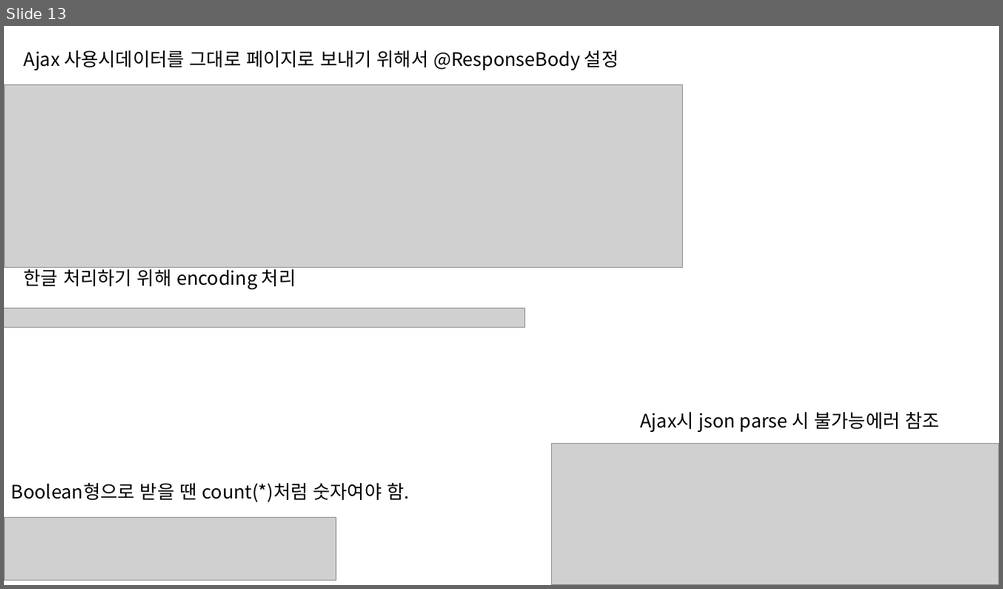
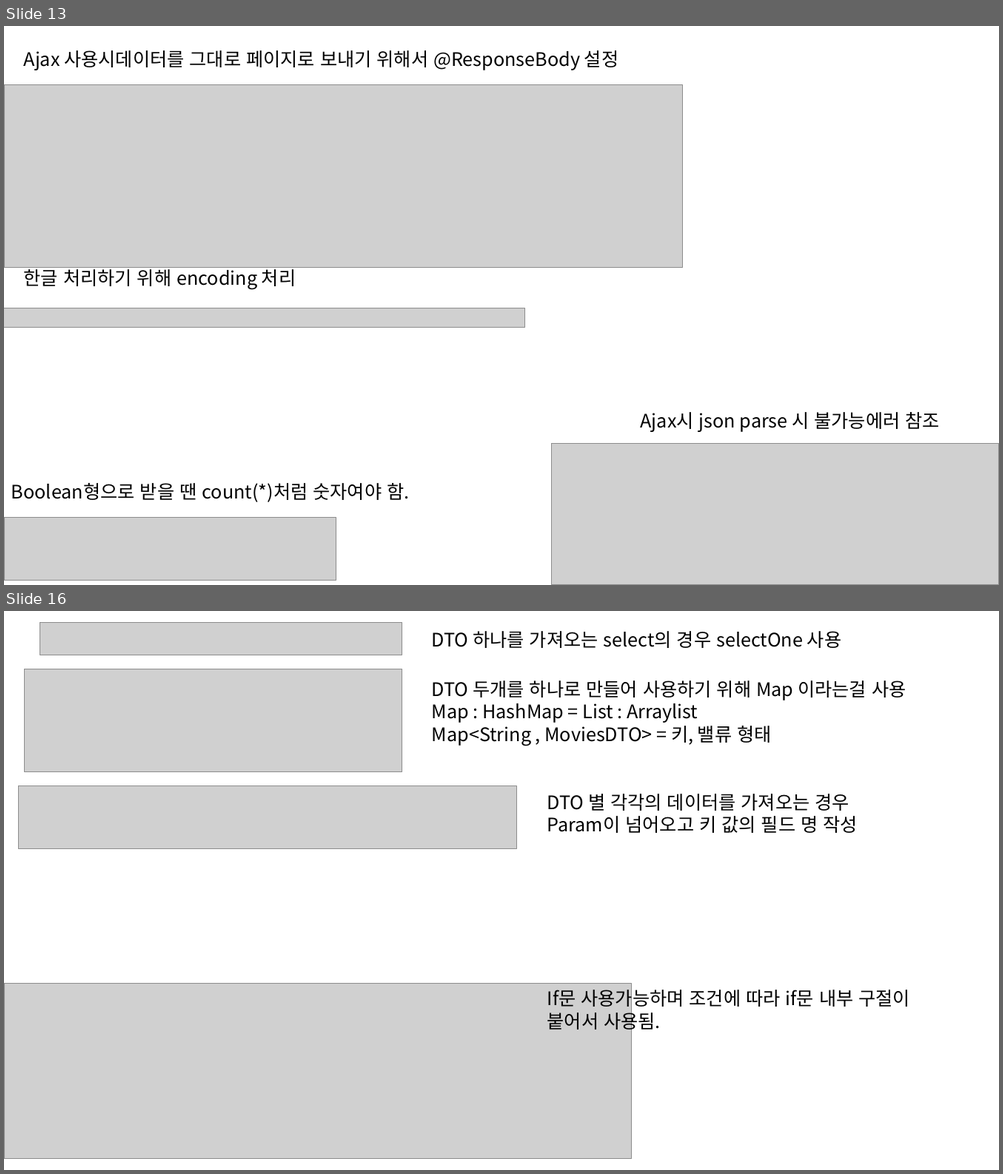
Before and after one commit to HSungJun/AfterSemi, a slide deck: STSWorkspace/Spring.pptx. Shown one above the other, each under a label of ours: slide 13 before the commit, slides 13 and 16 after it; the slides between them are not shown. The pictures are 1003x589 and 1003x1174 pixels, drawn with LibreOffice and Linux fonts; fonts in the diff are those of the drawing; grey boxes stand for pictures. Boxes give left, top, right and bottom in pixels: in the first picture for what was removed or moved away, otherwise in the second. Text is boxed around its words. In the diff, an @@ line names an element or a change of style, - is before the commit and + after.

```diff
--- a/STSWorkspace/Spring.pptx
+++ b/STSWorkspace/Spring.pptx
@@ slide 16 added at (4,611,999,1170), background #FFFFFF @@
@@ picture added at (40,622,401,655) @@
@@ text added at (432,631,841,648), 18 pt, text #000000 @@
+DTO 하나를 가져오는 select의 경우 selectOne 사용
@@ picture added at (24,669,401,772) @@
@@ text added at (432,681,905,746), 18 pt, text #000000 @@
+DTO 두개를 하나로 만들어 사용하기 위해 Map 이라는걸 사용
+Map : HashMap = List : Arraylist
+Map<String , MoviesDTO> = 키, 밸류 형태
@@ picture added at (18,786,517,849) @@
@@ text added at (547,794,857,833), 18 pt, text #000000 @@
+DTO 별 각각의 데이터를 가져오는 경우
+Param이 넘어오고 키 값의 필드 명 작성
@@ picture added at (4,984,632,1159) @@
@@ text added at (547,987,910,1033), 18 pt, text #000000 @@
+If문 사용가능하며 조건에 따라 if문 내부 구절이
+붙어서 사용됨.
```
Also in this commit, not shown: 1 slide changed, 3 other slides added, 35 other files.
